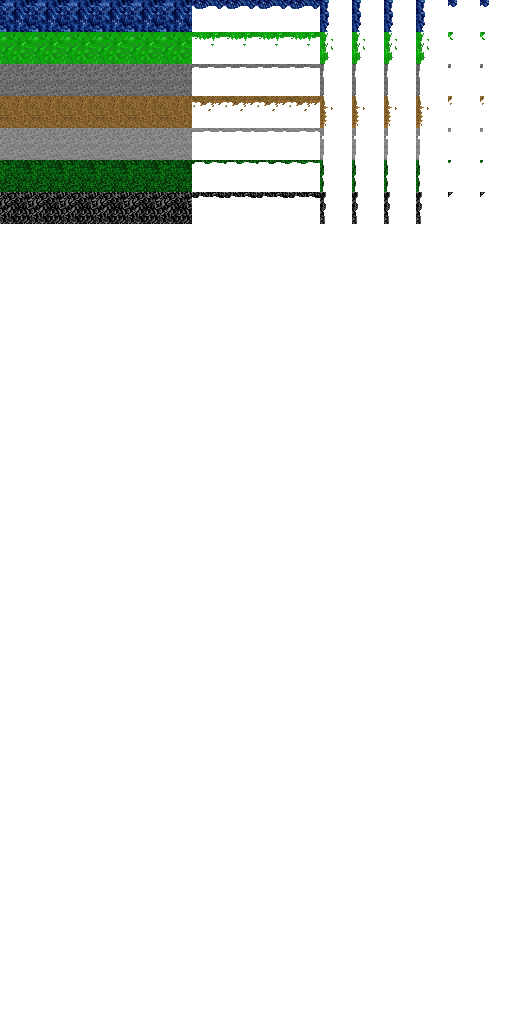
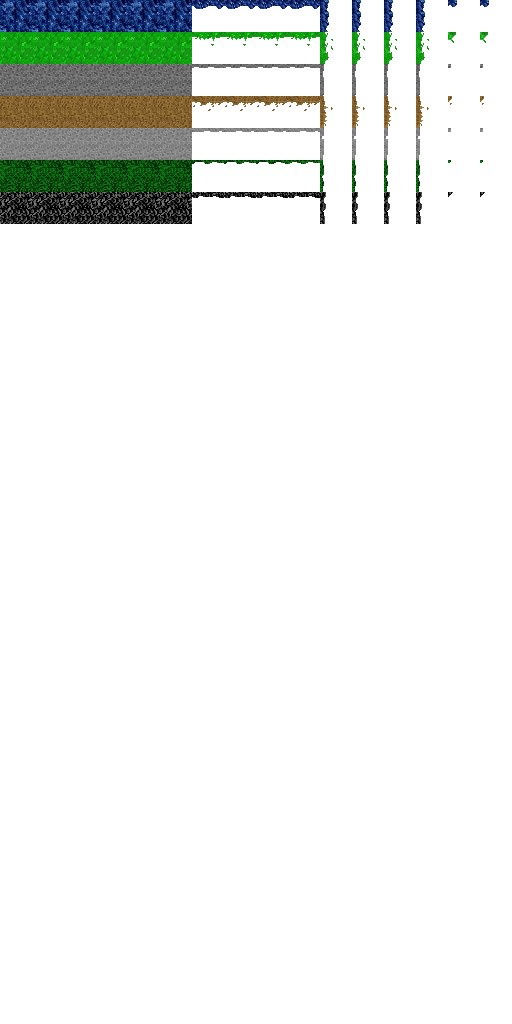
Two versions of the same layered image (512×1024). Layer-by-layer changes:
painted on "Hintergrund" over [448, 32, 488, 43]
